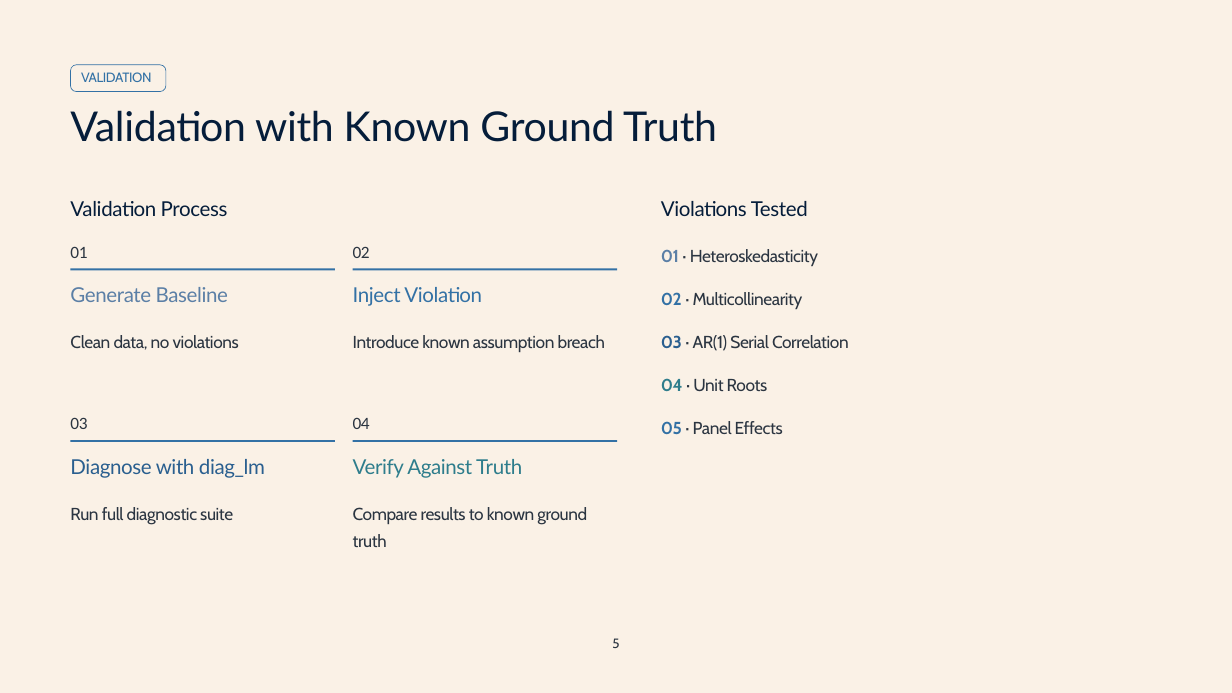
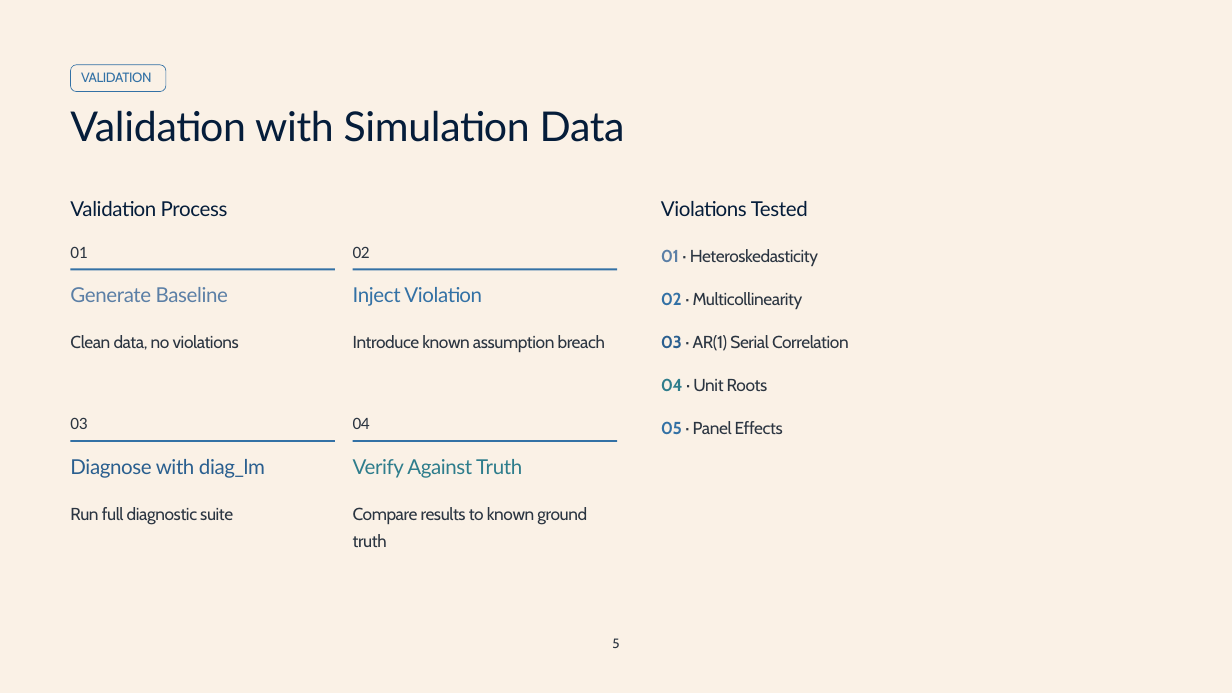
Before and after one commit to Anindo21/AdvancedR, a slide deck: slide 14 of presentation/Advanced_R_Presentation.pptx (slide 7 before the commit). Drawn at 1232x693 pixels with LibreOffice and Linux fonts; fonts in the diff are those of the drawing; background and template pictures are left out. Boxes give left, top, right and bottom in pixels: in the first picture for what was removed or moved away, otherwise in the second. Text is boxed around its words. In the diff, an @@ line names an element or a change of style, - is before the commit and + after.

```diff
--- a/presentation/Advanced_R_Presentation.pptx
+++ b/presentation/Advanced_R_Presentation.pptx
@@ text at (x1=70, y1=110, x2=625, y2=142): text changed @@
-Validation with Known Ground Truth
+Validation with Simulation Data
```
Also in this commit, not shown: 16 other slides changed, 12 slides added, 5 other files.
